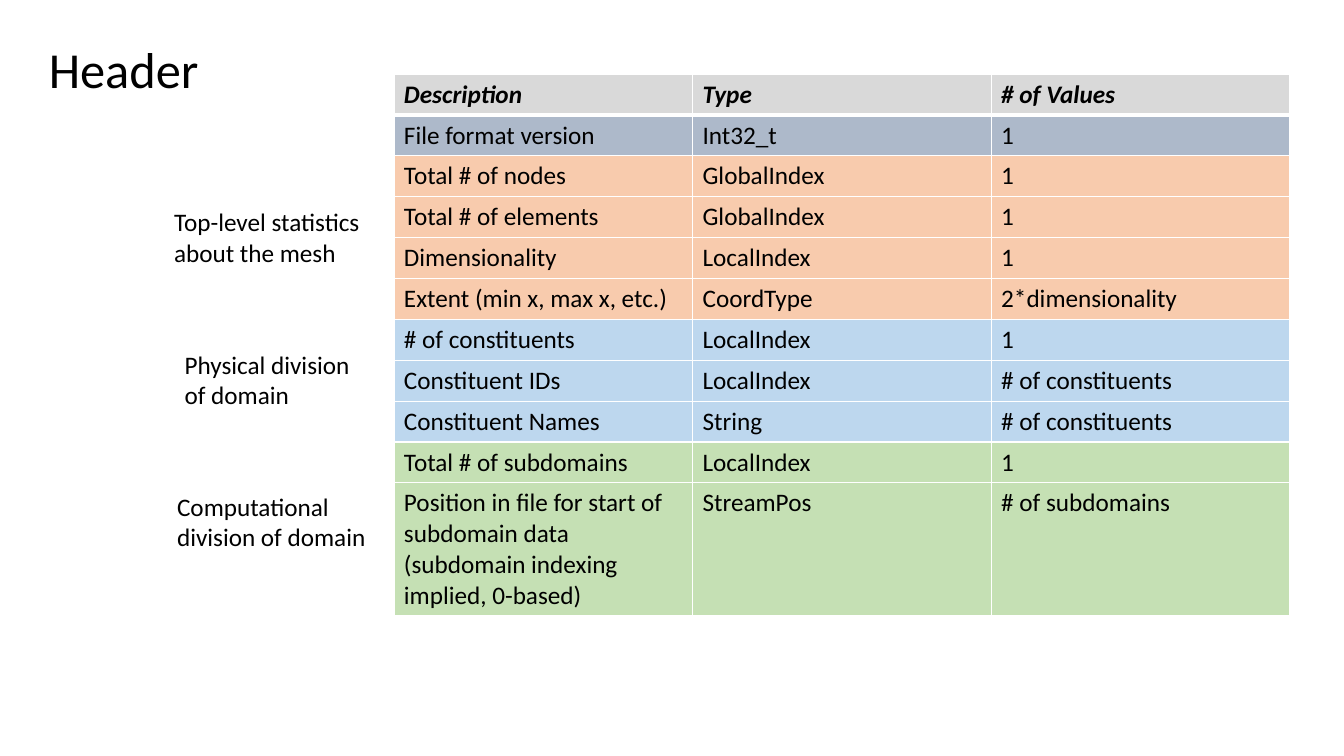
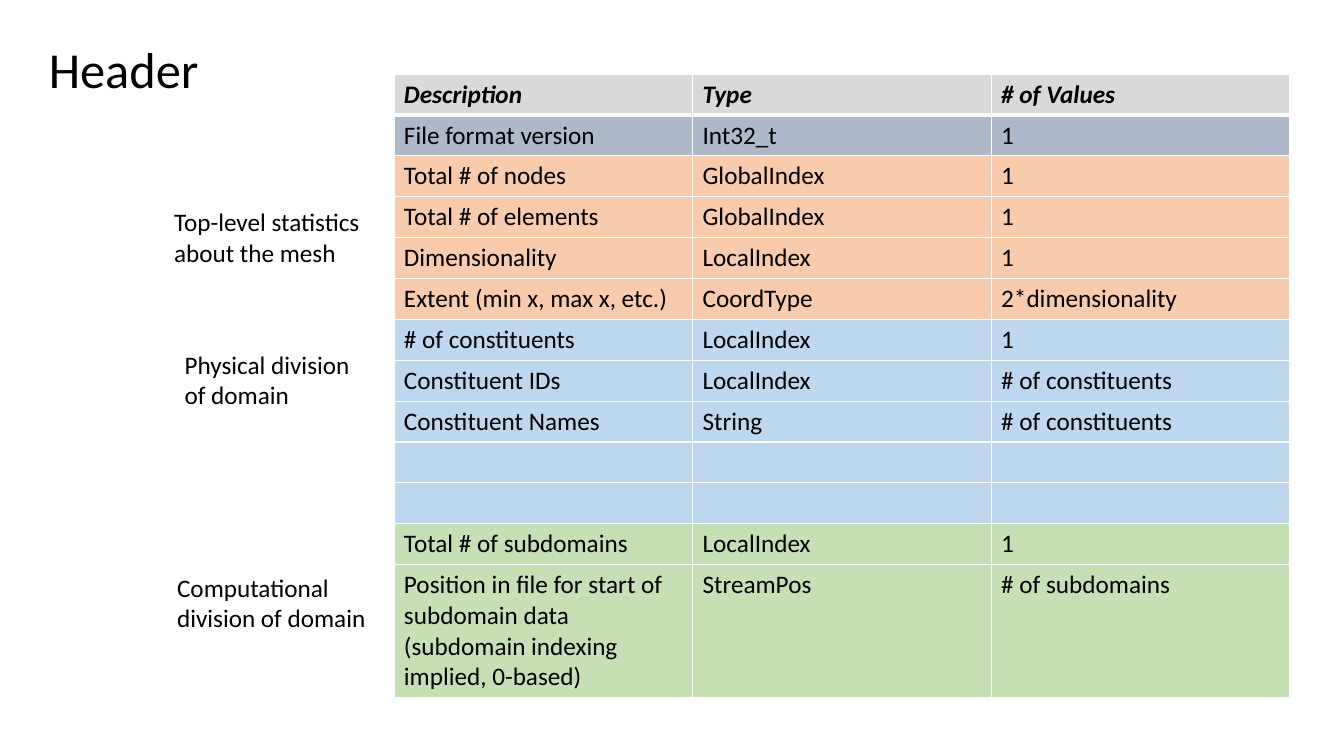
Before and after one commit to afrl/sheff-fea-io, a slide deck: slide 12 of docs/FormatSpecification.pptx. Drawn at 1344x756 pixels with LibreOffice and Linux fonts; fonts in the diff are those of the drawing. Boxes give left, top, right and bottom in pixels: in the first picture for what was removed or moved away, otherwise in the second. Text is boxed around its words. In the diff, an @@ line names an element or a change of style, - is before the commit and + after.

```diff
--- a/docs/FormatSpecification.pptx
+++ b/docs/FormatSpecification.pptx
@@ table at bbox=[394, 74, 1290, 696] @@
+row 10:  |  | 
+row 11:  |  | 
@@ text "Computational division of domain": place and size @@
-text "Computational division of domain" at bbox=[177, 498, 366, 547]
+text "Computational division of domain" at bbox=[177, 579, 366, 628]
```
Also in this commit, not shown: 2 other slides changed, 5 other files.
